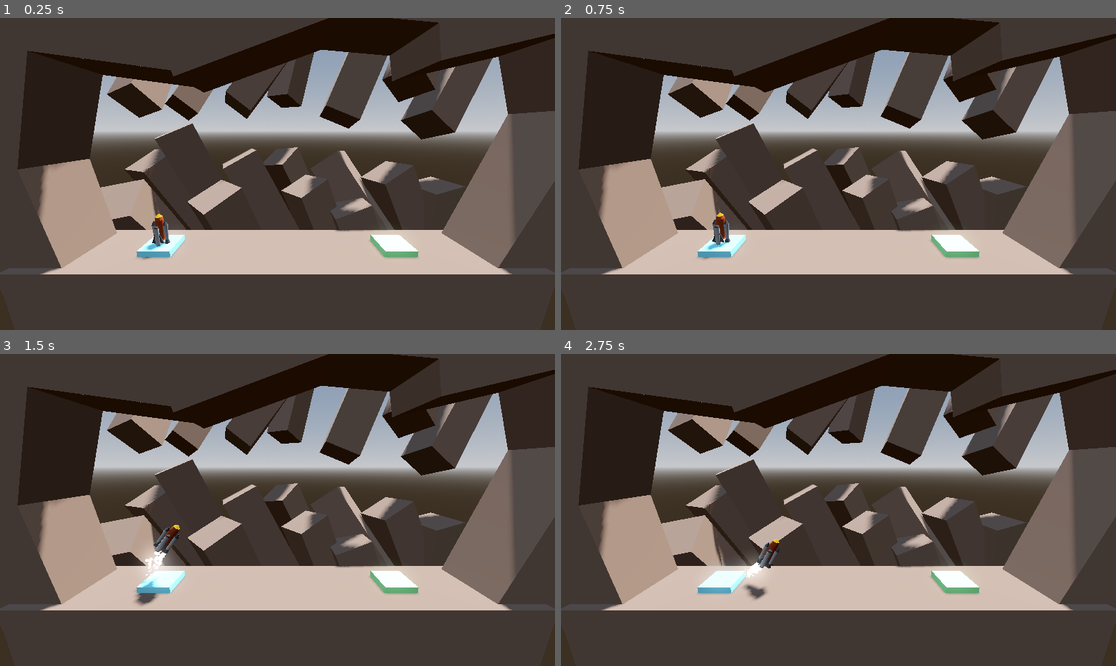
Above: before the commit, frames 1-4 (two rows, left to right).
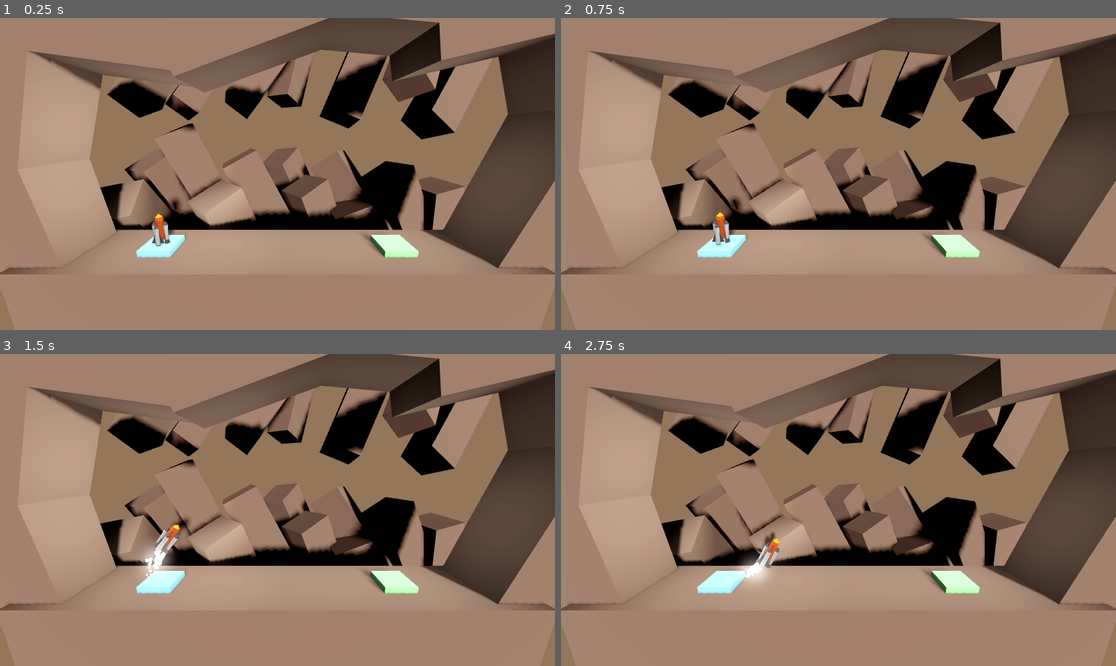
Above: after the commit, the same moments.

Repository: henryhlly/Godot-3D-Tutorial
Game: Godot game, scene res://scenes/level.tscn
Two runs of this game, one before a commit and one after it. Both use one fixed random seed, a clock stepped at 60 frames per second and the inputs below.
Inputs:
- Up to frame 1 (0.25 s): no input
- Up to frame 2 (0.75 s): hold D (rotate_right) from 0.53 s (still down); hold W (boost) from 0.53 s (still down)
- Up to frame 3 (1.5 s): release D (rotate_right) at 1.28 s; release W (boost) at 1.28 s; hold A (rotate_left) from 1.28 s (still down); tap W (boost) at 1.35 s
- Up to frame 4 (2.75 s): release A (rotate_left) at 2.03 s; hold D (rotate_right) from 2.03 s (still down); hold W (boost) from 2.03 s (still down)

The runs differ from the first frame. In frame 1, 92% of the frame differs, in the area x 0-100%, y 0-100%; in frame 2, 92%; in frame 3, 91%; in frame 4, 91%.

Commit message:
Added bg to all level scenes and changed lighting

Diff:
--- a/ProjectBoost/project.godot
+++ b/ProjectBoost/project.godot
@@ -39,3 +39,12 @@
 , Object(InputEventKey,"resource_local_to_scene":false,"resource_name":"","device":-1,"window_id":0,"alt_pressed":false,"shift_pressed":false,"ctrl_pressed":false,"meta_pressed":false,"pressed":false,"keycode":0,"physical_keycode":4194321,"key_label":0,"unicode":0,"echo":false,"script":null)
 ]
 }
+
+[rendering]
+
+lights_and_shadows/directional_shadow/soft_shadow_filter_quality=3
+lights_and_shadows/directional_shadow/soft_shadow_filter_quality.mobile=2
+lights_and_shadows/positional_shadow/soft_shadow_filter_quality=3
+lights_and_shadows/positional_shadow/soft_shadow_filter_quality.mobile=2
+anti_aliasing/quality/msaa_2d=2
+anti_aliasing/quality/msaa_3d=2
--- a/ProjectBoost/scenes/background.tscn
+++ b/ProjectBoost/scenes/background.tscn
@@ -1,7 +1,21 @@
-[gd_scene load_steps=2 format=3 uid="uid://ditowevkkebx"]
+[gd_scene load_steps=5 format=3 uid="uid://ditowevkkebx"]
 
 [sub_resource type="StandardMaterial3D" id="StandardMaterial3D_4swv8"]
 albedo_color = Color(0.47451, 0.384314, 0.32549, 1)
+
+[sub_resource type="ProceduralSkyMaterial" id="ProceduralSkyMaterial_lqdiy"]
+sky_horizon_color = Color(0.64625, 0.65575, 0.67075, 1)
+ground_horizon_color = Color(0.64625, 0.65575, 0.67075, 1)
+
+[sub_resource type="Sky" id="Sky_ufw6i"]
+sky_material = SubResource("ProceduralSkyMaterial_lqdiy")
+
+[sub_resource type="Environment" id="Environment_vjfij"]
+background_mode = 1
+background_color = Color(0.113725, 0.0901961, 0.0705882, 1)
+sky = SubResource("Sky_ufw6i")
+tonemap_mode = 2
+glow_enabled = true
 
 [node name="Floor" type="CSGBox3D" groups=["Hazard"]]
 transform = Transform3D(1, 0, 0, 0, 1, 0, 0, 0, 1, 0, -4, 0)
@@ -9,132 +23,156 @@
 size = Vector3(30, 8, 5)
 material = SubResource("StandardMaterial3D_4swv8")
 
-[node name="Wall" type="CSGBox3D" parent="."]
+[node name="DirectionalLight3D" type="DirectionalLight3D" parent="."]
+transform = Transform3D(0.899709, -0.265928, 0.34613, 0.206505, 0.957952, 0.199208, -0.384551, -0.107752, 0.916794, 0, 4.78862, 13)
+shadow_enabled = true
+
+[node name="WorldEnvironment" type="WorldEnvironment" parent="."]
+environment = SubResource("Environment_vjfij")
+
+[node name="OmniLight3D" type="OmniLight3D" parent="."]
+transform = Transform3D(1, 0, 0, 0, 1, 0, 0, 0, 1, 0, 10, 0)
+omni_range = 10.0
+omni_attenuation = 0.5
+
+[node name="OmniLight3D2" type="OmniLight3D" parent="."]
+transform = Transform3D(1, 0, 0, 0, 1, 0, 0, 0, 1, 8.16311, 10, 0)
+omni_range = 10.0
+omni_attenuation = 0.5
+
+[node name="OmniLight3D3" type="OmniLight3D" parent="."]
+transform = Transform3D(1, 0, 0, 0, 1, 0, 0, 0, 1, -7.3305, 10, 0)
+omni_range = 10.0
+omni_attenuation = 0.5
+
+[node name="Rocks" type="Node3D" parent="."]
+
+[node name="Wall" type="CSGBox3D" parent="Rocks"]
 transform = Transform3D(0.985351, -0.170536, 0, 0.170536, 0.985351, 0, 0, 0, 1, -14.2857, 5.18666, 0)
 size = Vector3(4, 10, 4)
 material = SubResource("StandardMaterial3D_4swv8")
 
-[node name="Wall2" type="CSGBox3D" parent="."]
+[node name="Wall2" type="CSGBox3D" parent="Rocks"]
 transform = Transform3D(0.944652, 0.328075, 0, -0.328075, 0.944652, 0, 0, 0, 1, -14.2847, 12.0594, 0)
 size = Vector3(4, 10, 4)
 material = SubResource("StandardMaterial3D_4swv8")
 
-[node name="Wall3" type="CSGBox3D" parent="."]
+[node name="Wall3" type="CSGBox3D" parent="Rocks"]
 transform = Transform3D(0.944652, 0.328075, 0, -0.328075, 0.944652, 0, 0, 0, 1, 15.8296, 8.06827, 0)
 size = Vector3(4, 10, 4)
 material = SubResource("StandardMaterial3D_4swv8")
 
-[node name="Wall4" type="CSGBox3D" parent="."]
+[node name="Wall4" type="CSGBox3D" parent="Rocks"]
 transform = Transform3D(0.92591, -0.377744, 0, 0.377744, 0.92591, 0, 0, 0, 1, 15.8296, 16.5126, 0)
 size = Vector3(4, 10, 4)
 material = SubResource("StandardMaterial3D_4swv8")
 
-[node name="Ceiling" type="CSGBox3D" parent="."]
+[node name="Ceiling" type="CSGBox3D" parent="Rocks"]
 transform = Transform3D(-0.125818, 0.992054, 0, -0.992054, -0.125818, 0, 0, 0, 1, -9.34888, 16.7728, 0)
 size = Vector3(4, 10, 4)
 material = SubResource("StandardMaterial3D_4swv8")
 
-[node name="Ceiling2" type="CSGBox3D" parent="."]
+[node name="Ceiling2" type="CSGBox3D" parent="Rocks"]
 transform = Transform3D(0.318959, 0.947769, 0, -0.947769, 0.318959, 0, 0, 0, 1, -0.652995, 17.4135, 0)
 size = Vector3(4, 10, 4)
 material = SubResource("StandardMaterial3D_4swv8")
 
-[node name="Ceiling3" type="CSGBox3D" parent="."]
+[node name="Ceiling3" type="CSGBox3D" parent="Rocks"]
 transform = Transform3D(-0.0805817, 0.996748, 0, -0.996748, -0.0805817, 0, 0, 0, 1, 4.21854, 18.3259, 0)
 size = Vector3(4, 10, 4)
 material = SubResource("StandardMaterial3D_4swv8")
 
-[node name="Ceiling4" type="CSGBox3D" parent="."]
+[node name="Ceiling4" type="CSGBox3D" parent="Rocks"]
 transform = Transform3D(0.218177, 0.975909, 0, -0.975909, 0.218177, 0, 0, 0, 1, 11.804, 17.6364, 0)
 size = Vector3(4, 10, 4)
 material = SubResource("StandardMaterial3D_4swv8")
 
-[node name="BGRock" type="CSGBox3D" parent="."]
+[node name="BGRock" type="CSGBox3D" parent="Rocks"]
 transform = Transform3D(0.444121, -0.273442, 0.853221, 0.47782, 0.877852, 0.0326199, -0.757921, 0.393199, 0.520528, -11.5358, 1.46301, -12.9089)
 size = Vector3(4, 16, 4)
 material = SubResource("StandardMaterial3D_4swv8")
 
-[node name="BGRock13" type="CSGBox3D" parent="."]
+[node name="BGRock13" type="CSGBox3D" parent="Rocks"]
 transform = Transform3D(-0.1826, -0.0892616, 0.979127, 0.546068, 0.818938, 0.176496, -0.817599, 0.566898, -0.100795, -13.2317, -0.863572, -8.96261)
 size = Vector3(4, 16, 4)
 material = SubResource("StandardMaterial3D_4swv8")
 
-[node name="BGRock2" type="CSGBox3D" parent="."]
+[node name="BGRock2" type="CSGBox3D" parent="Rocks"]
 transform = Transform3D(0.806126, -0.34574, 0.480235, 0.401258, 0.915855, -0.0141934, -0.434918, 0.204139, 0.877025, -8.89093, 4.17416, -12.9089)
 size = Vector3(4, 16, 4)
 material = SubResource("StandardMaterial3D_4swv8")
 
-[node name="BGRock3" type="CSGBox3D" parent="."]
+[node name="BGRock3" type="CSGBox3D" parent="Rocks"]
 transform = Transform3D(0.688769, -0.291479, 0.663806, 0.401257, 0.915855, -0.0141934, -0.603813, 0.276133, 0.74777, -3.66518, -1.72666, -8.5025)
 size = Vector3(4, 16, 4)
 material = SubResource("StandardMaterial3D_4swv8")
 
-[node name="BGRock4" type="CSGBox3D" parent="."]
+[node name="BGRock4" type="CSGBox3D" parent="Rocks"]
 transform = Transform3D(0.853432, -0.450472, 0.262164, 0.461313, 0.886957, 0.0223147, -0.24258, 0.101895, 0.964765, -0.886678, 1.41316, -11.9599)
 size = Vector3(4, 16, 4)
 material = SubResource("StandardMaterial3D_4swv8")
 
-[node name="BGRock8" type="CSGBox3D" parent="."]
+[node name="BGRock8" type="CSGBox3D" parent="Rocks"]
 transform = Transform3D(0.712375, -0.490409, -0.502017, 0.596765, 0.799731, 0.065585, 0.369315, -0.346307, 0.862368, 10.597, 1.41316, -11.9599)
 size = Vector3(4, 16, 4)
 material = SubResource("StandardMaterial3D_4swv8")
 
-[node name="BGRock10" type="CSGBox3D" parent="."]
+[node name="BGRock10" type="CSGBox3D" parent="Rocks"]
 transform = Transform3D(0.847921, -0.46092, 0.261882, 0.471364, 0.881572, 0.0254107, -0.24258, 0.101895, 0.964765, 16.227, -0.200772, -11.9599)
 size = Vector3(4, 16, 4)
 material = SubResource("StandardMaterial3D_4swv8")
 
-[node name="BGRock12" type="CSGBox3D" parent="."]
+[node name="BGRock12" type="CSGBox3D" parent="Rocks"]
 transform = Transform3D(0.957473, -0.13498, 0.255003, 0.156208, 0.985595, -0.0648186, -0.24258, 0.101895, 0.964765, 19.4202, -2.59295, -11.9599)
 size = Vector3(4, 16, 4)
 material = SubResource("StandardMaterial3D_4swv8")
 
-[node name="BGRock9" type="CSGBox3D" parent="."]
+[node name="BGRock9" type="CSGBox3D" parent="Rocks"]
 transform = Transform3D(0.92561, -0.378454, 0.00443438, 0.378467, 0.925611, -0.00259849, -0.00312111, 0.00408345, 0.999987, 10.9423, -4.20926, -9.84178)
 size = Vector3(4, 16, 4)
 material = SubResource("StandardMaterial3D_4swv8")
 
-[node name="BGRock6" type="CSGBox3D" parent="."]
+[node name="BGRock6" type="CSGBox3D" parent="Rocks"]
 transform = Transform3D(-0.795229, -0.548984, 0.257345, 0.602357, -0.763732, 0.232119, 0.0691133, 0.339602, 0.938027, 22.1892, 18.164, -15.7208)
 size = Vector3(4, 16, 4)
 material = SubResource("StandardMaterial3D_4swv8")
 
-[node name="BGRock16" type="CSGBox3D" parent="."]
+[node name="BGRock16" type="CSGBox3D" parent="Rocks"]
 transform = Transform3D(-0.917917, -0.395334, -0.0337531, 0.377651, -0.896603, 0.231263, -0.121689, 0.199534, 0.972305, 10.3249, 20.1675, -14.4687)
 size = Vector3(4, 16, 4)
 material = SubResource("StandardMaterial3D_4swv8")
 
-[node name="BGRock7" type="CSGBox3D" parent="."]
+[node name="BGRock7" type="CSGBox3D" parent="Rocks"]
 transform = Transform3D(-0.739102, -0.423806, 0.523562, 0.602357, -0.763732, 0.232119, 0.301488, 0.486931, 0.819758, 18.4832, 22.8636, -17.0771)
 size = Vector3(4, 16, 4)
 material = SubResource("StandardMaterial3D_4swv8")
 
-[node name="BGRock14" type="CSGBox3D" parent="."]
+[node name="BGRock14" type="CSGBox3D" parent="Rocks"]
 transform = Transform3D(-0.794588, -0.545963, 0.265619, 0.602357, -0.763732, 0.232119, 0.0761335, 0.344437, 0.935717, -1.43316, 21.0452, -21.3125)
 size = Vector3(4, 16, 4)
 material = SubResource("StandardMaterial3D_4swv8")
 
-[node name="BGRock17" type="CSGBox3D" parent="."]
+[node name="BGRock17" type="CSGBox3D" parent="Rocks"]
 transform = Transform3D(-0.591582, -0.231896, 0.772175, 0.346259, -0.937996, -0.0164173, 0.728104, 0.25766, 0.635197, 2.92301, 23.5147, -23.7632)
 size = Vector3(4, 16, 4)
 material = SubResource("StandardMaterial3D_4swv8")
 
-[node name="BGRock15" type="CSGBox3D" parent="."]
+[node name="BGRock15" type="CSGBox3D" parent="Rocks"]
 transform = Transform3D(-0.661065, -0.31431, 0.681323, 0.602357, -0.763732, 0.232119, 0.447391, 0.563846, 0.694204, -12.0615, 20.9108, -24.7281)
 size = Vector3(4, 16, 4)
 material = SubResource("StandardMaterial3D_4swv8")
 
-[node name="BGRock18" type="CSGBox3D" parent="."]
+[node name="BGRock18" type="CSGBox3D" parent="Rocks"]
 transform = Transform3D(-0.370555, -0.00998217, 0.928757, 0.602357, -0.763732, 0.232119, 0.707005, 0.645456, 0.289018, -16.6724, 20.9108, -18.3973)
 size = Vector3(4, 16, 4)
 material = SubResource("StandardMaterial3D_4swv8")
 
-[node name="BGRock5" type="CSGBox3D" parent="."]
+[node name="BGRock5" type="CSGBox3D" parent="Rocks"]
 transform = Transform3D(0.785431, -0.364828, 0.5, 0.39022, 0.918923, 0.0575157, -0.480445, 0.149936, 0.864113, 5.94978, -2.00577, -11.9599)
 size = Vector3(4, 16, 4)
 material = SubResource("StandardMaterial3D_4swv8")
 
-[node name="BGRock11" type="CSGBox3D" parent="."]
+[node name="BGRock11" type="CSGBox3D" parent="Rocks"]
 transform = Transform3D(0.540977, -0.407292, 0.735838, 0.487049, 0.864993, 0.12071, -0.685659, 0.293088, 0.666312, 3.46405, 1.20287, -17.8015)
 size = Vector3(4, 16, 4)
 material = SubResource("StandardMaterial3D_4swv8")
--- a/ProjectBoost/scenes/level.tscn
+++ b/ProjectBoost/scenes/level.tscn
@@ -1,21 +1,8 @@
-[gd_scene load_steps=9 format=3 uid="uid://blveo1kfdl1nc"]
+[gd_scene load_steps=6 format=3 uid="uid://blveo1kfdl1nc"]
 
 [ext_resource type="Script" path="res://scripts/LandingPad.gd" id="1_j81vj"]
 [ext_resource type="PackedScene" uid="uid://ditowevkkebx" path="res://scenes/background.tscn" id="1_jieud"]
 [ext_resource type="PackedScene" uid="uid://dgmjdny2s31cd" path="res://scenes/player.tscn" id="1_nvilp"]
-
-[sub_resource type="ProceduralSkyMaterial" id="ProceduralSkyMaterial_4rldx"]
-sky_horizon_color = Color(0.64625, 0.65575, 0.67075, 1)
-ground_horizon_color = Color(0.64625, 0.65575, 0.67075, 1)
-
-[sub_resource type="Sky" id="Sky_ufw6i"]
-sky_material = SubResource("ProceduralSkyMaterial_4rldx")
-
-[sub_resource type="Environment" id="Environment_t87wh"]
-background_mode = 2
-sky = SubResource("Sky_ufw6i")
-tonemap_mode = 2
-glow_enabled = true
 
 [sub_resource type="StandardMaterial3D" id="StandardMaterial3D_0p8ak"]
 albedo_color = Color(0.537255, 0.909804, 1, 1)
@@ -24,13 +11,6 @@
 albedo_color = Color(0.619608, 0.992157, 0.627451, 1)
 
 [node name="Level" type="Node3D"]
-
-[node name="WorldEnvironment" type="WorldEnvironment" parent="."]
-environment = SubResource("Environment_t87wh")
-
-[node name="DirectionalLight3D" type="DirectionalLight3D" parent="."]
-transform = Transform3D(-0.866023, -0.433016, 0.250001, 0, 0.499998, 0.866027, -0.500003, 0.749999, -0.43301, 0, 0, 0)
-shadow_enabled = true
 
 [node name="Floor" parent="." instance=ExtResource("1_jieud")]
 
--- a/ProjectBoost/scenes/level_2.tscn
+++ b/ProjectBoost/scenes/level_2.tscn
@@ -1,21 +1,8 @@
-[gd_scene load_steps=10 format=3 uid="uid://4liy331n3y6m"]
+[gd_scene load_steps=7 format=3 uid="uid://4liy331n3y6m"]
 
 [ext_resource type="Script" path="res://scripts/LandingPad.gd" id="1_42qmq"]
 [ext_resource type="PackedScene" uid="uid://dgmjdny2s31cd" path="res://scenes/player.tscn" id="2_n7615"]
 [ext_resource type="PackedScene" uid="uid://ditowevkkebx" path="res://scenes/background.tscn" id="3_kmxoa"]
-
-[sub_resource type="ProceduralSkyMaterial" id="ProceduralSkyMaterial_4rldx"]
-sky_horizon_color = Color(0.64625, 0.65575, 0.67075, 1)
-ground_horizon_color = Color(0.64625, 0.65575, 0.67075, 1)
-
-[sub_resource type="Sky" id="Sky_ufw6i"]
-sky_material = SubResource("ProceduralSkyMaterial_4rldx")
-
-[sub_resource type="Environment" id="Environment_t87wh"]
-background_mode = 2
-sky = SubResource("Sky_ufw6i")
-tonemap_mode = 2
-glow_enabled = true
 
 [sub_resource type="StandardMaterial3D" id="StandardMaterial3D_vryd0"]
 albedo_color = Color(0.819608, 0.662745, 0.839216, 1)
@@ -27,13 +14,6 @@
 albedo_color = Color(0.619608, 0.992157, 0.627451, 1)
 
 [node name="Level" type="Node3D"]
-
-[node name="WorldEnvironment" type="WorldEnvironment" parent="."]
-environment = SubResource("Environment_t87wh")
-
-[node name="DirectionalLight3D" type="DirectionalLight3D" parent="."]
-transform = Transform3D(-0.866023, -0.433016, 0.250001, 0, 0.499998, 0.866027, -0.500003, 0.749999, -0.43301, 0, 0, 0)
-shadow_enabled = true
 
 [node name="Obstacle" type="CSGBox3D" parent="." groups=["Hazard"]]
 transform = Transform3D(1, 0, 0, 0, 1, 0, 0, 0, 1, 0, 1, 0)
--- a/ProjectBoost/scenes/level_3.tscn
+++ b/ProjectBoost/scenes/level_3.tscn
@@ -1,21 +1,8 @@
-[gd_scene load_steps=10 format=3 uid="uid://b0k1yjgorepur"]
+[gd_scene load_steps=7 format=3 uid="uid://b0k1yjgorepur"]
 
 [ext_resource type="Script" path="res://scripts/LandingPad.gd" id="1_8yc48"]
 [ext_resource type="PackedScene" uid="uid://dgmjdny2s31cd" path="res://scenes/player.tscn" id="2_fbqvq"]
 [ext_resource type="PackedScene" uid="uid://ditowevkkebx" path="res://scenes/background.tscn" id="3_x41uj"]
-
-[sub_resource type="ProceduralSkyMaterial" id="ProceduralSkyMaterial_4rldx"]
-sky_horizon_color = Color(0.64625, 0.65575, 0.67075, 1)
-ground_horizon_color = Color(0.64625, 0.65575, 0.67075, 1)
-
-[sub_resource type="Sky" id="Sky_ufw6i"]
-sky_material = SubResource("ProceduralSkyMaterial_4rldx")
-
-[sub_resource type="Environment" id="Environment_t87wh"]
-background_mode = 2
-sky = SubResource("Sky_ufw6i")
-tonemap_mode = 2
-glow_enabled = true
 
 [sub_resource type="StandardMaterial3D" id="StandardMaterial3D_8sws6"]
 albedo_color = Color(0.996078, 0.580392, 0.52549, 1)
@@ -27,13 +14,6 @@
 albedo_color = Color(0.619608, 0.992157, 0.627451, 1)
 
 [node name="Level" type="Node3D"]
-
-[node name="WorldEnvironment" type="WorldEnvironment" parent="."]
-environment = SubResource("Environment_t87wh")
-
-[node name="DirectionalLight3D" type="DirectionalLight3D" parent="."]
-transform = Transform3D(-0.866023, -0.433016, 0.250001, 0, 0.499998, 0.866027, -0.500003, 0.749999, -0.43301, 0, 0, 0)
-shadow_enabled = true
 
 [node name="Obstacle" type="CSGBox3D" parent="." groups=["Hazard"]]
 transform = Transform3D(1, 0, 0, 0, 1, 0, 0, 0, 1, 0, 1, 0)
--- a/ProjectBoost/scenes/level_4.tscn
+++ b/ProjectBoost/scenes/level_4.tscn
@@ -1,22 +1,9 @@
-[gd_scene load_steps=10 format=3 uid="uid://3n78gs4vjd4t"]
+[gd_scene load_steps=7 format=3 uid="uid://3n78gs4vjd4t"]
 
 [ext_resource type="Script" path="res://scripts/LandingPad.gd" id="1_w7daw"]
 [ext_resource type="PackedScene" uid="uid://dgmjdny2s31cd" path="res://scenes/player.tscn" id="2_tb1d6"]
 [ext_resource type="PackedScene" uid="uid://dol5sr1o0hnim" path="res://scenes/moving_hazard.tscn" id="3_ikxwi"]
 [ext_resource type="PackedScene" uid="uid://ditowevkkebx" path="res://scenes/background.tscn" id="4_6o7jl"]
-
-[sub_resource type="ProceduralSkyMaterial" id="ProceduralSkyMaterial_4rldx"]
-sky_horizon_color = Color(0.64625, 0.65575, 0.67075, 1)
-ground_horizon_color = Color(0.64625, 0.65575, 0.67075, 1)
-
-[sub_resource type="Sky" id="Sky_ufw6i"]
-sky_material = SubResource("ProceduralSkyMaterial_4rldx")
-
-[sub_resource type="Environment" id="Environment_t87wh"]
-background_mode = 2
-sky = SubResource("Sky_ufw6i")
-tonemap_mode = 2
-glow_enabled = true
 
 [sub_resource type="StandardMaterial3D" id="StandardMaterial3D_0p8ak"]
 albedo_color = Color(0.537255, 0.909804, 1, 1)
@@ -25,13 +12,6 @@
 albedo_color = Color(0.619608, 0.992157, 0.627451, 1)
 
 [node name="Level" type="Node3D"]
-
-[node name="WorldEnvironment" type="WorldEnvironment" parent="."]
-environment = SubResource("Environment_t87wh")
-
-[node name="DirectionalLight3D" type="DirectionalLight3D" parent="."]
-transform = Transform3D(-0.866023, -0.433016, 0.250001, 0, 0.499998, 0.866027, -0.500003, 0.749999, -0.43301, 0, 0, 0)
-shadow_enabled = true
 
 [node name="LaunchPad" type="CSGBox3D" parent="."]
 transform = Transform3D(1, 0, 0, 0, 1, 0, 0, 0, 1, -7.5, 0.2, 0)
